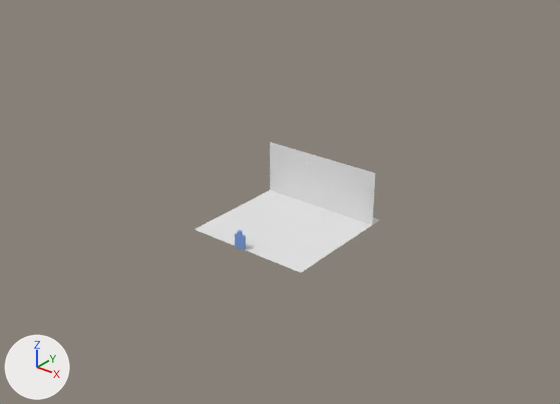
What one commit did to the Blender file 04-Shots/storyreel/shot_20.blend.
The view is the same before and after, from a 50 mm lens placed at (59.6, -76.3, 50.4), pointed at (-8.2, 8.4, -2.1). Every picture has the same lights, and +X, +Y and +Z are marked at lower left.
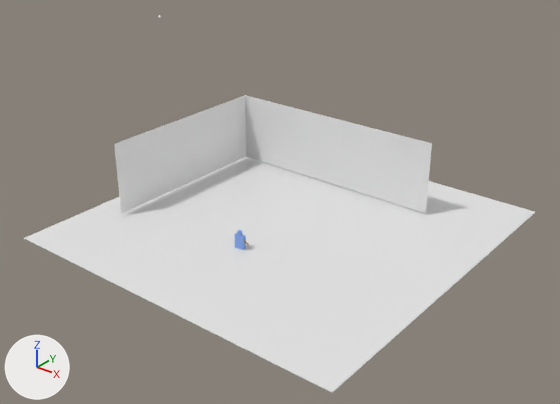
Location of each change, (x1, y1, x2, y2) in pixels of the pictures (560 x 404 px):
```json
{"object": "Plane", "change": "rescaled", "before": [194, 190, 379, 273], "after": [24, 157, 535, 392], "on screen": "175% wider, 181% taller"}
{"object": "Plane.001", "change": "reshaped, moved, rescaled", "before": [270, 142, 375, 225], "after": [114, 95, 432, 214], "on screen": "201% wider, 43% taller"}
{"part": 1, "of": "me_plane_001", "change": "deleted", "before": [270, 142, 375, 225]}
{"part": 2, "of": "me_plane_001", "change": "added", "after": [114, 95, 432, 214]}
```

The change, as JSON lines over the scene's bpy script:
```json
{"block": "me_plane_001", "where": "me_plane_001.from_pydata(...)  # 4 vertices, 1 face; spans x -1.0..1.0, y 0.0..2.0, z 0.0"}
{"block": "me_plane_001", "where": "# used by ob_plane_001; location = (0.0, 7.3, 0.0); rotation_euler = (1.571, 0.0, 0.0), in degrees (90, 0, 0); scale = (9.27, 3.97, 1.0)"}
{"block": "me_plane_001", "where": "# verts and faces of me_plane_001; kept vertices keep their numbers, new ones are numbered from 4"}
{"block": "me_plane_001", "where": "# before: 0 (-1.0, 0.0, 0.0) at pixel (270, 190), 1 (1.0, 0.0, 0.0) at pixel (372, 224), 2 (-1.0, 2.0, 0.0) at pixel (269, 141), 3 (1.0, 2.0, 0.0) at pixel (375, 173)"}
{"block": "me_plane_001", "change": "me_plane_001 part 1"}
{"op": "add", "block": "me_plane_001", "code": "delete_vertices([*range(0, 4)])  # with the faces that use them"}
{"block": "me_plane_001", "change": "me_plane_001 part 2"}
{"op": "add", "block": "me_plane_001", "code": "verts[4] = (-1.7, 0.0, -4.02)  # pixel (246, 156)"}
{"op": "add", "block": "me_plane_001", "code": "verts[5] = (1.0, 0.0, -4.02)  # pixel (425, 213)"}
{"op": "add", "block": "me_plane_001", "code": "verts[6] = (-1.7, 0.0, 16.14)  # pixel (121, 213)"}
{"op": "add", "block": "me_plane_001", "code": "for new, old in zip([7, 8, 9], [4, 5, 6]): verts[new] = verts[old] + (0.0, 2.0, 0.0)"}
{"op": "add", "block": "me_plane_001", "code": "faces += [(4, 5, 8, 7), (4, 7, 9, 6)]"}
{"op": "set", "path": "ob_plane_001.location", "old": "(0.0, 7.3, 0.0)", "new": "(1.0, 9.1, 0.3)"}
{"op": "set", "path": "ob_plane_001.scale", "old": "(9.27, 3.97, 1.0)", "new": "(12.6, 5.39, 1.36)"}
{"op": "set", "path": "ob_plane.scale", "old": "(-9.29, -9.29, -9.29)", "new": "(-25.6, -25.6, -25.6)"}
```
